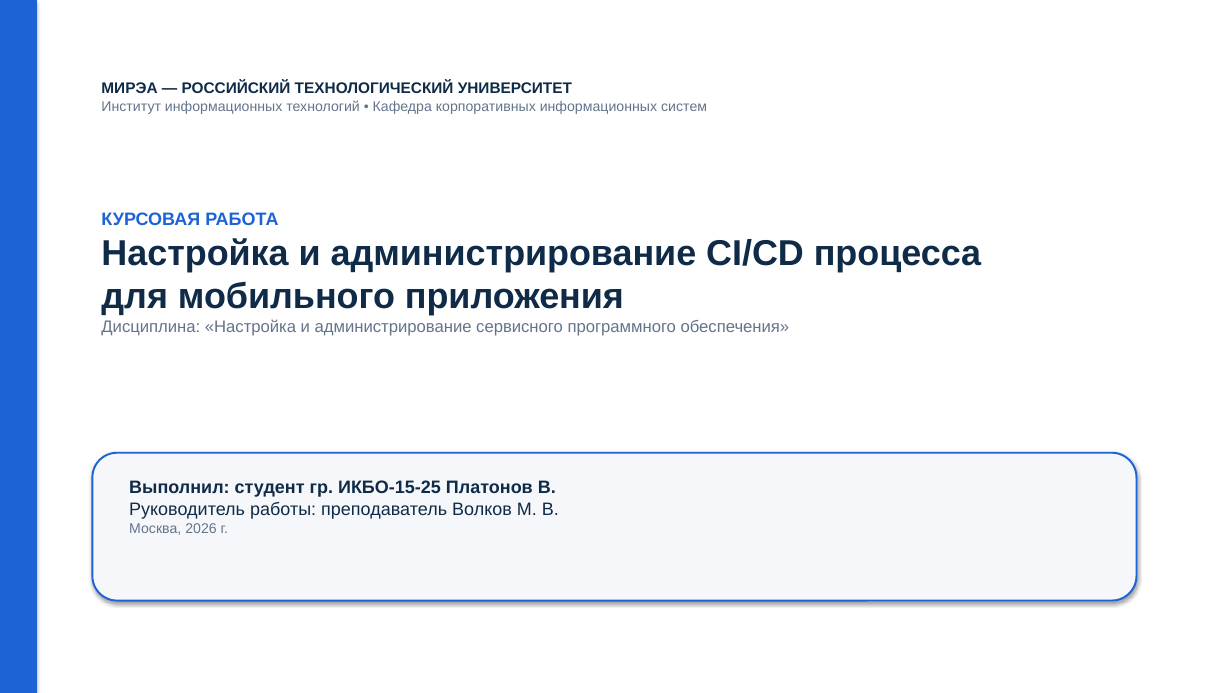
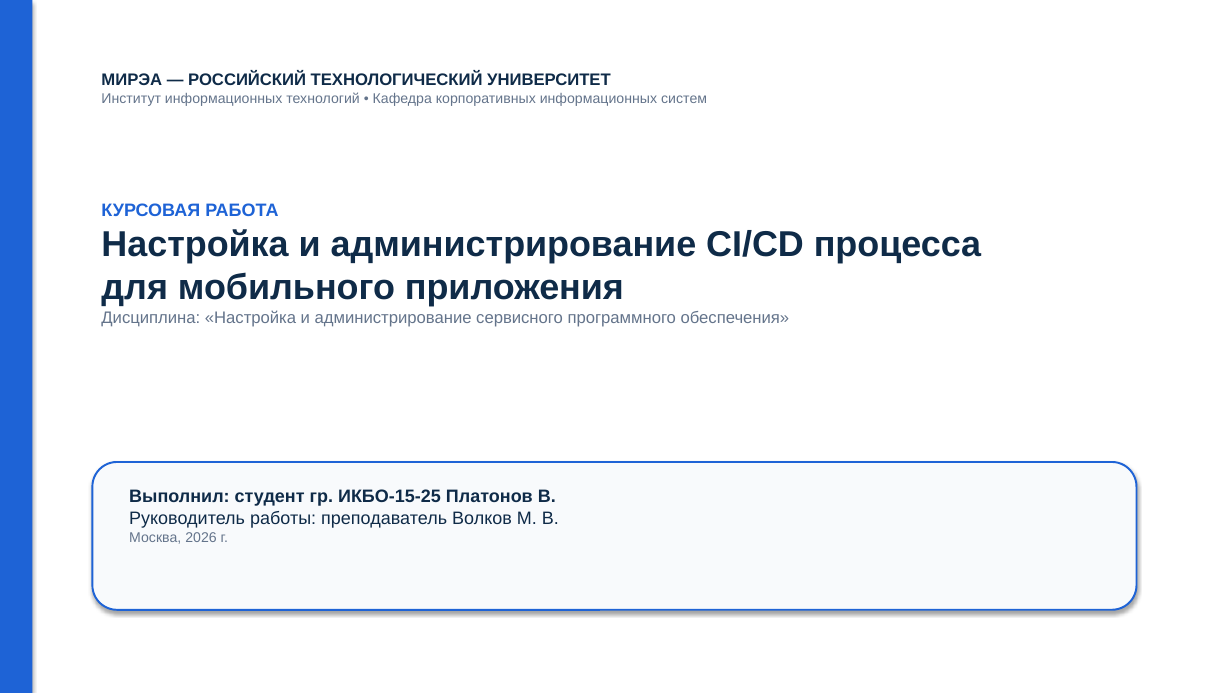
Before and after one commit to VasiliiPlatonov/chess-puzzles-ci, a slide deck: slide 1 of PRESENTATION.pptx. Drawn at 1232x693 pixels with LibreOffice and Linux fonts; fonts in the diff are those of the drawing. Boxes give left, top, right and bottom in pixels: in the first picture for what was removed or moved away, otherwise in the second. Text is boxed around its words. In the diff, an @@ line names an element or a change of style, - is before the commit and + after.

```diff
--- a/PRESENTATION.pptx
+++ b/PRESENTATION.pptx
@@ rectangle: place and size @@
-rectangle at <box>0,0,37,693</box>
+rectangle at <box>0,0,32,693</box>
@@ text "МИРЭА — РОССИЙСКИЙ ТЕХНОЛОГИЧЕСКИЙ УНИВЕРСИТЕТ": place and size @@
-text "МИРЭА — РОССИЙСКИЙ ТЕХНОЛОГИЧЕСКИЙ УНИВЕРСИТЕТ" at <box>101,81,707,114</box>
+text "МИРЭА — РОССИЙСКИЙ ТЕХНОЛОГИЧЕСКИЙ УНИВЕРСИТЕТ" at <box>101,72,707,106</box>
@@ text at <box>101,72,611,85</box>: size 12 to 13 pt in "МИРЭА — РОССИЙСКИЙ ТЕХНОЛОГИЧЕСКИЙ УНИВЕРСИТЕТ" @@
@@ text "КУРСОВАЯ РАБОТА": place and size @@
-text "КУРСОВАЯ РАБОТА" at <box>101,212,981,336</box>
+text "КУРСОВАЯ РАБОТА" at <box>101,203,981,327</box>
@@ rounded rectangle: place and size @@
-rounded rectangle at <box>92,453,1137,601</box>
+rounded rectangle at <box>92,462,1137,610</box>
@@ rounded rectangle at <box>92,462,1137,610</box>: fill #F5F7FA to #F8FAFC @@
@@ text "Выполнил: студент гр. ИКБО-15-25 Платонов ...": place and size @@
-text "Выполнил: студент гр. ИКБО-15-25 Платонов ..." at <box>129,480,559,535</box>
+text "Выполнил: студент гр. ИКБО-15-25 Платонов ..." at <box>129,489,559,544</box>
```
Also in this commit, not shown: 7 other slides changed, 1 other file.
